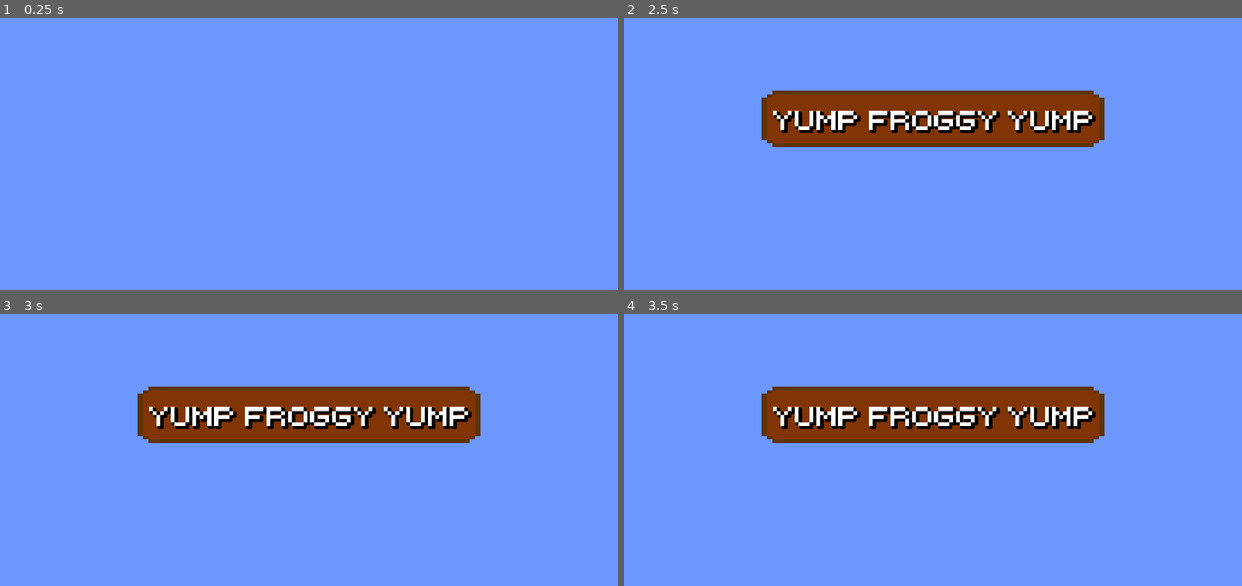
Above: before the commit, frames 1-4 (two rows, left to right).
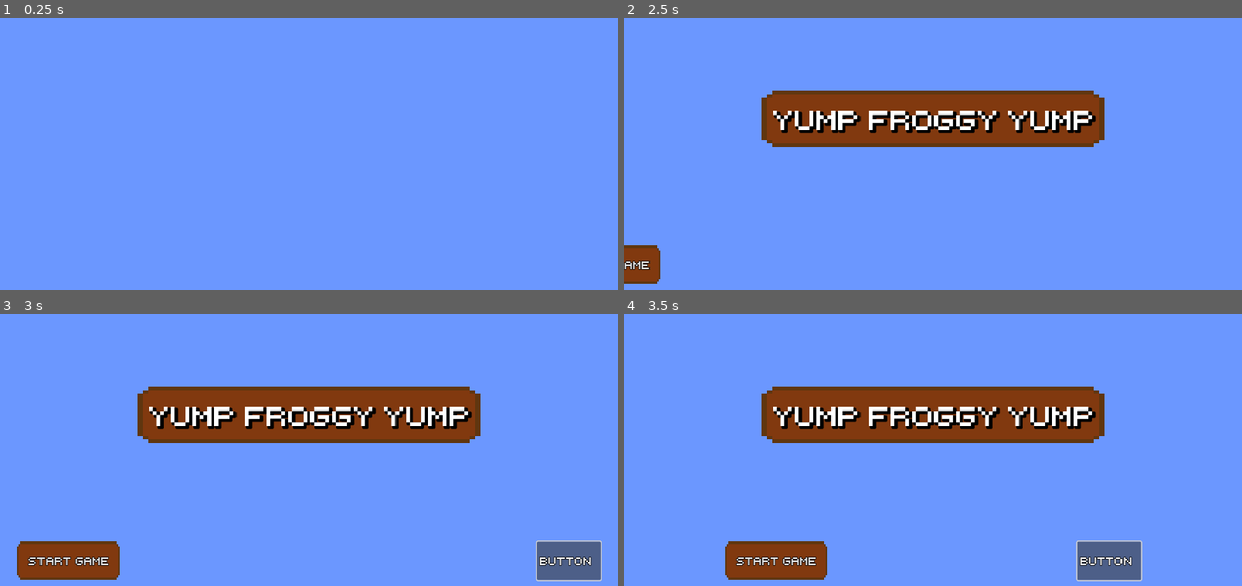
Above: after the commit, the same moments.

Repository: SudoLudens/Simple-Platformer
Game: Godot game, scene res://scenes/game/menu_main.tscn
The game is run twice, just before and just after one commit, with the same random seed, the same clock (stepped at 60 frames per second) and the same inputs. This scene is started directly instead of the project's main scene.
Inputs (mouse positions are in pixels of both pictures, inside the frame that each line leads up to):
- Up to frame 1 (0.25 s): no input
- Up to frame 2 (2.5 s): hold D (move_right) 0.53-2.03 s; tap E (toggle_scene) at 0.6, 1.35, 2.1 s; tap Space (jump) at 0.77, 1.52 s; hold A (move_left) from 2.03 s (still down)
- Up to frame 3 (3 s): release A (move_left) at 2.75 s; click (611, 561) at 2.75 s, where only the run after the commit has a clickable "Button 2"
- Up to frame 4 (3.5 s): no input

Frame 1 is identical in both runs. In frame 2, 0.8% of the frame differs, in the area x 0-6%, y 83-98%; in frame 3, 3.9%, in the area x 2-98%, y 83-99%; in frame 4, 3.9%.

Commit message:
Working on buttons
Animation for buttons looks good.
Need to fix the look of them.

Diff:
--- a/scenes/game/menu_main.tscn
+++ b/scenes/game/menu_main.tscn
@@ -1,6 +1,4 @@
-[gd_scene load_steps=5 format=3 uid="uid://codtvbbybgi4u"]
-
-[ext_resource type="Theme" uid="uid://dvbxmxjaku68b" path="res://themes/theme.tres" id="1_2lyf3"]
+[gd_scene load_steps=7 format=3 uid="uid://codtvbbybgi4u"]
 
 [sub_resource type="Animation" id="Animation_7eaan"]
 resource_name = "title_intro"
@@ -18,25 +16,48 @@
 "values": [Vector2(256, -168), Vector2(256, 136)]
 }
 
-[sub_resource type="Animation" id="Animation_f276e"]
+[sub_resource type="AnimationLibrary" id="AnimationLibrary_74n3r"]
+_data = {
+"title_intro": SubResource("Animation_7eaan")
+}
+
+[sub_resource type="StyleBoxEmpty" id="StyleBoxEmpty_40nfe"]
+
+[sub_resource type="Animation" id="Animation_bqad5"]
 length = 0.001
 tracks/0/type = "value"
 tracks/0/imported = false
 tracks/0/enabled = true
-tracks/0/path = NodePath(".:position")
+tracks/0/path = NodePath(".:theme_override_constants/separation")
 tracks/0/interp = 1
 tracks/0/loop_wrap = true
 tracks/0/keys = {
 "times": PackedFloat32Array(0),
 "transitions": PackedFloat32Array(1),
-"update": 0,
-"values": [Vector2(256, 136)]
+"update": 1,
+"values": [155]
 }
 
-[sub_resource type="AnimationLibrary" id="AnimationLibrary_74n3r"]
+[sub_resource type="Animation" id="Animation_mj48f"]
+resource_name = "intro"
+length = 4.0
+tracks/0/type = "value"
+tracks/0/imported = false
+tracks/0/enabled = true
+tracks/0/path = NodePath(".:theme_override_constants/separation")
+tracks/0/interp = 1
+tracks/0/loop_wrap = true
+tracks/0/keys = {
+"times": PackedFloat32Array(2, 4),
+"transitions": PackedFloat32Array(1, 1),
+"update": 0,
+"values": [1400, 155]
+}
+
+[sub_resource type="AnimationLibrary" id="AnimationLibrary_hsex2"]
 _data = {
-"RESET": SubResource("Animation_f276e"),
-"title_intro": SubResource("Animation_7eaan")
+"RESET": SubResource("Animation_bqad5"),
+"intro": SubResource("Animation_mj48f")
 }
 
 [node name="MenuMain" type="CanvasLayer"]
@@ -49,7 +70,7 @@
 grow_vertical = 2
 color = Color(0.419608, 0.592157, 1, 1)
 
-[node name="PanelContainer" type="PanelContainer" parent="."]
+[node name="TitlePanelContainer" type="PanelContainer" parent="."]
 anchors_preset = 5
 anchor_left = 0.5
 anchor_right = 0.5
@@ -58,18 +79,58 @@
 offset_right = 320.0
 offset_bottom = 240.0
 grow_horizontal = 2
-theme = ExtResource("1_2lyf3")
 
-[node name="CenterContainer" type="CenterContainer" parent="PanelContainer"]
+[node name="CenterContainer" type="CenterContainer" parent="TitlePanelContainer"]
 layout_mode = 2
 size_flags_vertical = 4
 
-[node name="Title" type="Label" parent="PanelContainer/CenterContainer"]
+[node name="Title" type="Label" parent="TitlePanelContainer/CenterContainer"]
 layout_mode = 2
 text = "Yump froggy yump"
 
-[node name="AnimationPlayer" type="AnimationPlayer" parent="PanelContainer"]
+[node name="AnimationPlayer" type="AnimationPlayer" parent="TitlePanelContainer"]
 autoplay = "title_intro"
 libraries = {
 "": SubResource("AnimationLibrary_74n3r")
 }
+
+[node name="ButtonsHBox" type="HBoxContainer" parent="."]
+anchors_preset = 7
+anchor_left = 0.5
+anchor_top = 1.0
+anchor_right = 0.5
+anchor_bottom = 1.0
+offset_left = -304.0
+offset_top = -224.0
+offset_right = 304.0
+offset_bottom = -152.0
+grow_horizontal = 2
+grow_vertical = 0
+theme_override_constants/separation = 155
+alignment = 1
+
+[node name="PanelContainer" type="PanelContainer" parent="ButtonsHBox"]
+layout_mode = 2
+
+[node name="MarginContainer" type="MarginContainer" parent="ButtonsHBox/PanelContainer"]
+layout_mode = 2
+theme_override_constants/margin_left = 20
+theme_override_constants/margin_top = 20
+theme_override_constants/margin_right = 20
+theme_override_constants/margin_bottom = 20
+
+[node name="Button" type="Button" parent="ButtonsHBox/PanelContainer/MarginContainer"]
+layout_mode = 2
+theme_override_styles/normal = SubResource("StyleBoxEmpty_40nfe")
+text = "start game"
+
+[node name="Button2" type="Button" parent="ButtonsHBox"]
+layout_mode = 2
+theme_override_styles/normal = SubResource("StyleBoxEmpty_40nfe")
+text = "Button 2"
+
+[node name="AnimationPlayer" type="AnimationPlayer" parent="ButtonsHBox"]
+autoplay = "intro"
+libraries = {
+"": SubResource("AnimationLibrary_hsex2")
+}
--- /dev/null
+++ b/themes/style_box_texture.tres
@@ -0,0 +1,7 @@
+[gd_resource type="StyleBoxTexture" load_steps=2 format=3 uid="uid://34brjt1w5u71"]
+
+[ext_resource type="Texture2D" uid="uid://31kswbjm8vf4" path="res://assets/DELETE - ui/panelHealthLife64X16.png" id="1_csn32"]
+
+[resource]
+texture = ExtResource("1_csn32")
+modulate_color = Color(1, 0.235294, 0, 0.941176)
--- a/themes/theme.tres
+++ b/themes/theme.tres
@@ -1,13 +1,13 @@
-[gd_resource type="Theme" load_steps=4 format=3 uid="uid://dvbxmxjaku68b"]
+[gd_resource type="Theme" load_steps=3 format=3 uid="uid://dvbxmxjaku68b"]
 
 [ext_resource type="FontFile" uid="uid://cb63hpbfwt46t" path="res://fonts/retro_computer_personal_use.ttf" id="1_203sy"]
-[ext_resource type="Texture2D" uid="uid://31kswbjm8vf4" path="res://assets/DELETE - ui/panelHealthLife64X16.png" id="2_lwtsc"]
-
-[sub_resource type="StyleBoxTexture" id="StyleBoxTexture_hab67"]
-texture = ExtResource("2_lwtsc")
-modulate_color = Color(1, 0.235294, 0, 0.976471)
+[ext_resource type="StyleBox" uid="uid://34brjt1w5u71" path="res://themes/style_box_texture.tres" id="2_k1pfu"]
 
 [resource]
+Button/colors/font_outline_color = Color(0, 0, 0, 1)
+Button/constants/outline_size = 4
+Button/font_sizes/font_size = 19
+Button/fonts/font = ExtResource("1_203sy")
 Label/colors/font_outline_color = Color(0, 0, 0, 1)
 Label/colors/font_shadow_color = Color(0, 0, 0, 1)
 Label/constants/shadow_offset_x = 4
@@ -15,4 +15,4 @@
 Label/constants/shadow_outline_size = 10
 Label/font_sizes/font_size = 48
 Label/fonts/font = ExtResource("1_203sy")
-PanelContainer/styles/panel = SubResource("StyleBoxTexture_hab67")
+PanelContainer/styles/panel = ExtResource("2_k1pfu")
